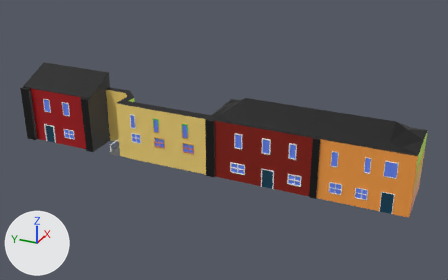
Before and after pictures for a commit that changed the Blender file SourceFiles/Road/House1.blend.
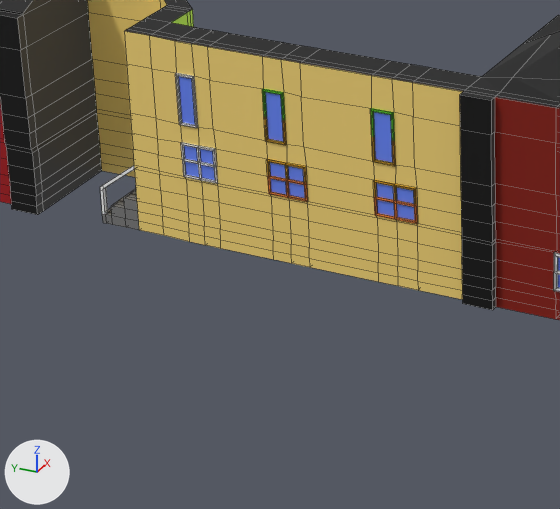
Each version appears first whole from a 50 mm lens placed at (-90.4, -44.4, 52.2), pointed at (4.4, -1.7, 4.8), and next in a close-up on the part from 19% to 52% of the width and 34% to 82% of the height. Every picture has the same lights, and +X, +Y and +Z are marked at lower left. The close-ups show mesh edges as thin lines.
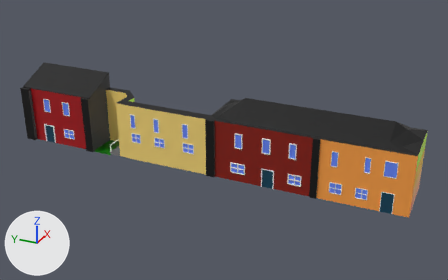
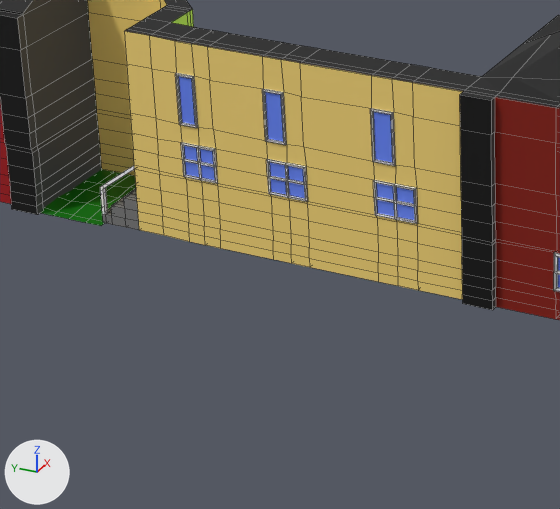
Commit message: Grass added

Boxes (x1, y1, x2, y2) around the edits, measured in the close-ups (560 x 509 px):
'Grass', added (green): after (41, 169, 136, 226)
part 1 of me_cube, surface changed (brown to grey): (262, 89, 418, 224) in both

The change, as a diff of the scene's bpy script:
```diff
--- a/SourceFiles/Road/House1.blend.py
+++ b/SourceFiles/Road/House1.blend.py
@@ me_cube @@
 me_cube.from_pydata(...)  # 2478 vertices, 2491 faces; spans x -1.8..9.8, y -36.4..39.3, z 0.0..13.9
 # used by ob_cube; location = (0.0, 0.0, 0.0)
+# me_cube part 1: texture (UV) coordinates of 106 of 2491 faces, centred in x -1.2..-1.1, y 1.7..9.8, z 3.6..9.2, changed; they spanned u 0.48..0.59, v 0.5..0.5 and now span u 0.01..0.05, v 0.06..0.46
 me_cube.materials.append(mat_color_palette)
@@ me_plane_001 @@
+me_plane_001.from_pydata(...)  # 32 vertices, 21 faces; spans x -1.28..4.52, y -4.3..1.85, z -0.09..0.16
+me_plane_001.materials.append(mat_color_palette)  # picture img_colorpalette_png
@@ ob_grass @@
+ob_grass = bpy.data.objects.new('Grass', me_plane_001)
+ob_grass.location = (-0.06, 21.8, 0.11)
```
